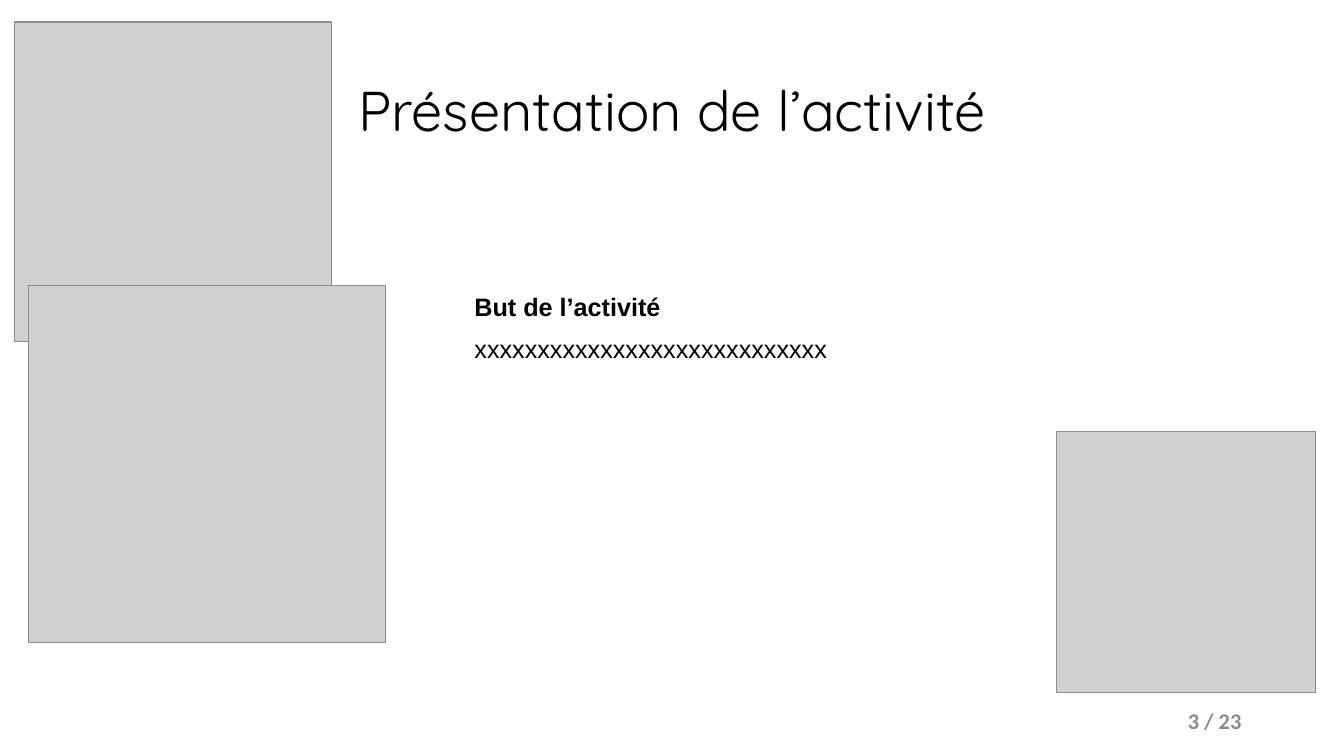
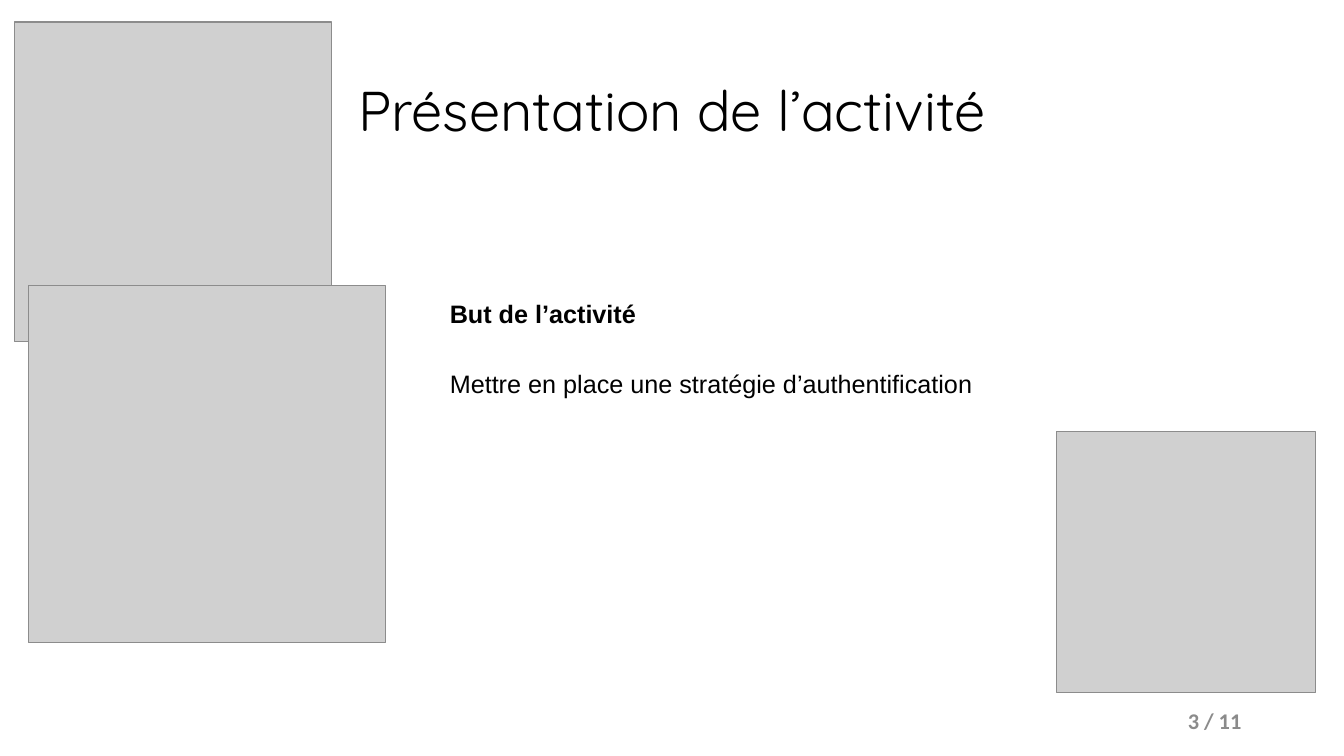
Before and after one commit to Darylabrador/cybersecurite, a slide deck: slide 3 of 0-PRESENTATION_POWERPOINT/presentation_strat_connexion.pptx. Drawn at 1344x756 pixels with LibreOffice and Linux fonts; fonts in the diff are those of the drawing; grey boxes stand for pictures. Boxes give left, top, right and bottom in pixels: in the first picture for what was removed or moved away, otherwise in the second. Text is boxed around its words. In the diff, an @@ line names an element or a change of style, - is before the commit and + after.

```diff
--- a/0-PRESENTATION_POWERPOINT/presentation_strat_connexion.pptx
+++ b/0-PRESENTATION_POWERPOINT/presentation_strat_connexion.pptx
@@ text "But de l’activité": place and size @@
-text "But de l’activité" at (474, 297, 826, 358)
+text "But de l’activité" at (450, 304, 972, 399)
@@ text at (450, 374, 972, 399): text changed @@
-xxxxxxxxxxxxxxxxxxxxxxxxxxxx
+Mettre en place une stratégie d’authentification
@@ page number at (1188, 714, 1242, 729): text changed @@
-3 / 23
+3 / 11
```
Also in this commit, not shown: 2 other slides changed, 7 slides added, 3 slides removed, 7 other files.
